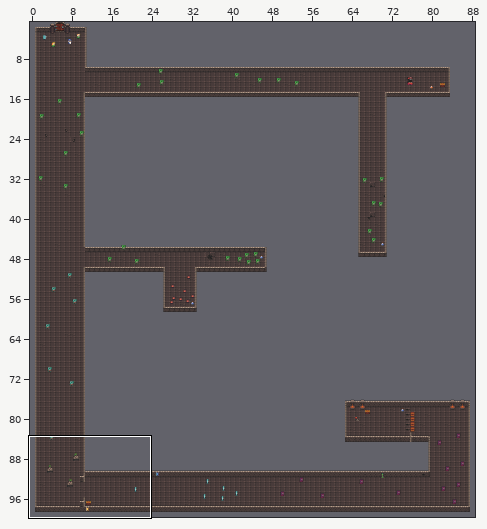
Two states of a Tiled map, resources/dungeon-03.tmx. The picture above shows the old version from afar; the outline marks the close-up.
Close-up. As it was:
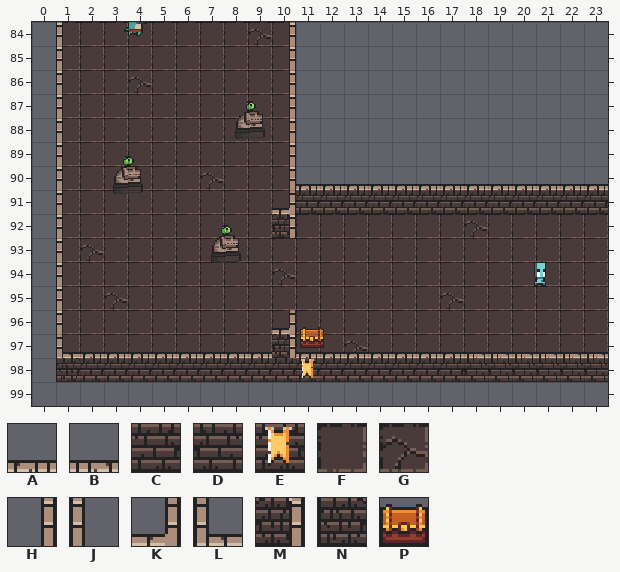
Cells are 16x16 px. Shown: x 0..23, y 84..99. The commit also changed other parts of the map, which this record leaves out.
Key: from "dungeon": A 2, B 2 flipped left-right, C 34, D 34 flipped left-right, E 98, F 129, G 130, H 256, J 257, K 261 flipped left-right, L 290, M 293 flipped left-right, N 322, P 595.
_ is an empty cell, # one hidden under a higher layer.
Objects are placed by their top-left corner, in cells (3,4 is the top-left corner of cell 3,4); size is 1x1 cell unless given.
Layer "Ground" before, first column x 0:
 84 _FFFFFFFFGF_____________
 85 _FFFFFFFFFF_____________
 86 _FFFGFFFFFF_____________
 87 _FFFFFFFFFF_____________
 88 _FFFFFFFFFF_____________
 89 _FFFFFFFFFF_____________
 90 _FFFFFFGFFF_____________
 91 _FFFFFFFFFF_____________
 92 _FFFFFFFFF#FFFFFFFGFFFFF
 93 _FGFFFFFFFFFFFFFFFFFFFFF
 94 _FFFFFFFFFGFFFFFFFFFFFFF
 95 _FFGFFFFFFFFFFFFFGFFFFFF
 96 _FFFFFFFFFFFFFFFFFFFFFFF
 97 _FFFFFFFFF#FFGFFFFFFFFFF
 98 _#######################
 99 ________________________
Layer "Walls" before, first column x 0:
 84 _J________H_____________
 85 _J________H_____________
 86 _J________H_____________
 87 _J________H_____________
 88 _J________H_____________
 89 _J________H_____________
 90 _J________HAAAAAAAAAAAAA
 91 _J________KCCCCCCCCCCCCC
 92 _J________M_____________
 93 _J______________________
 94 _J______________________
 95 _J______________________
 96 _J________K_____________
 97 _LAAAAAAAAMAAAAAAABBBBBB
 98 _NCCCCCCCCCECCCCCCDDDDDD
 99 ________________________
Objects on layer "Items" before:
P "chest" at 11.2,96.6
The result:
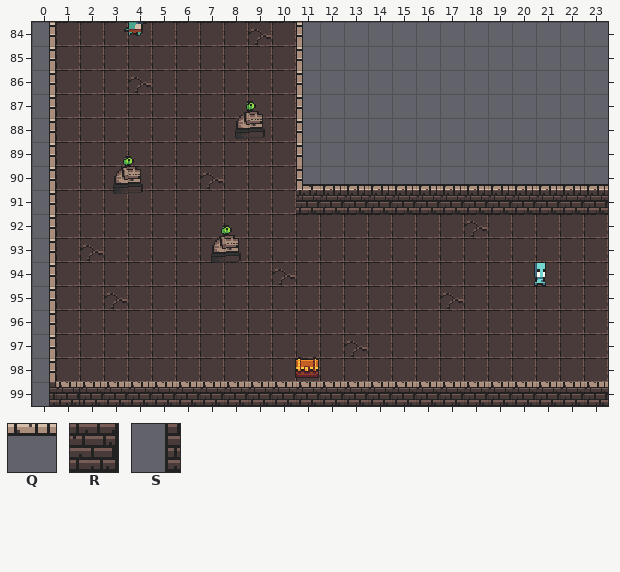
Further tiles: from "dungeon": Q 2 flipped up-down, R 35, S 288.
Difference:
Changed rows in their new state; . is an unchanged cell.
Layer "Ground":
first column x 1:
 99 RCCCCCCCCCCCCCCCCCCCCCC
Layer "Walls":
first column x 0:
 84 H_........_J............
 85 H_........_J............
 86 H_........_J............
 87 H_........_J............
 88 H_........_J............
 89 H_........_J............
 90 H_........_L............
 91 H_........_.............
 92 H_........_.............
 93 H_......................
 94 H_......................
 95 H_......................
 96 H_........_.............
 97 H_______________________
 98 H_______________________
 99 SQQQQQQQQQQQQQQQQQQQQQQQ
Layer "Items":
changed: P "chest" at 11.2,96.6 -> P "chest" at 11,97.8
